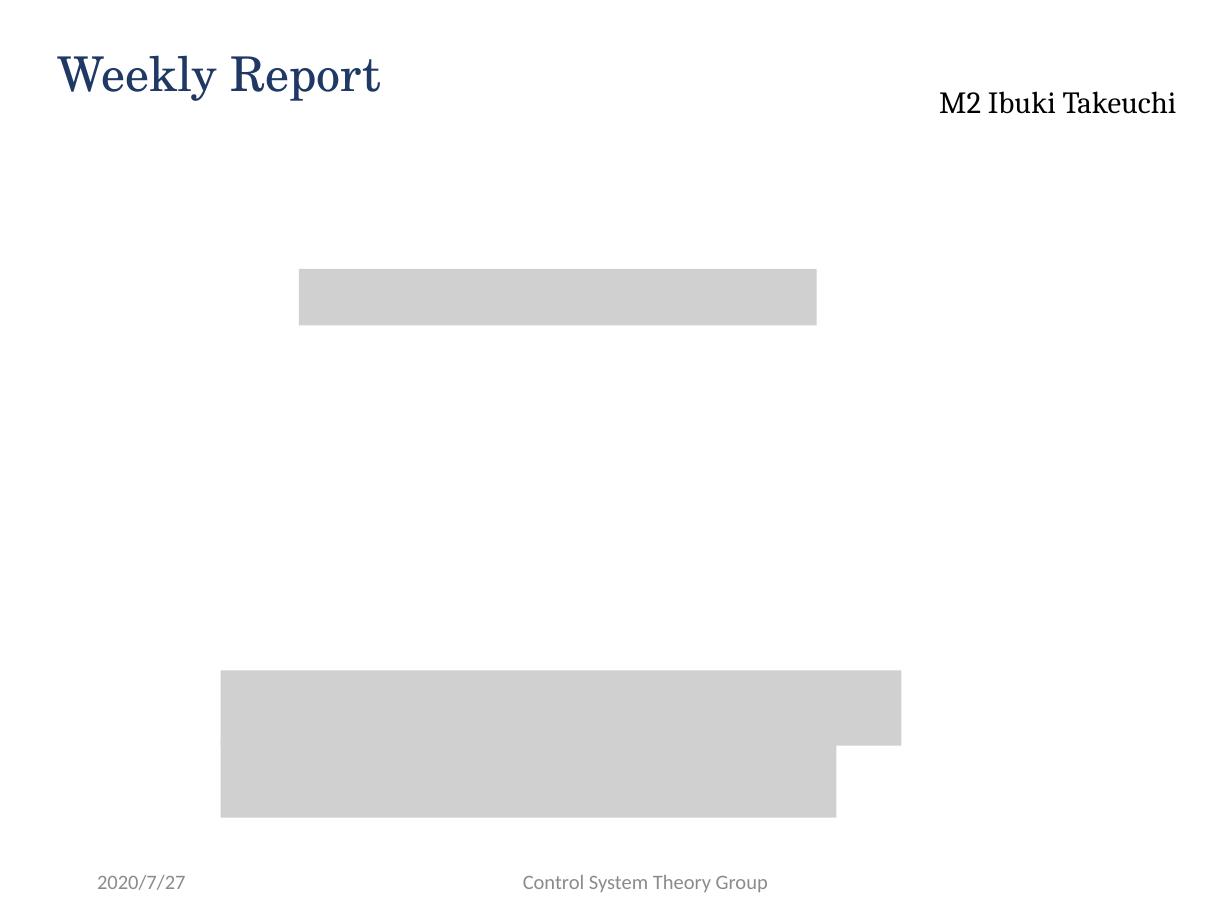
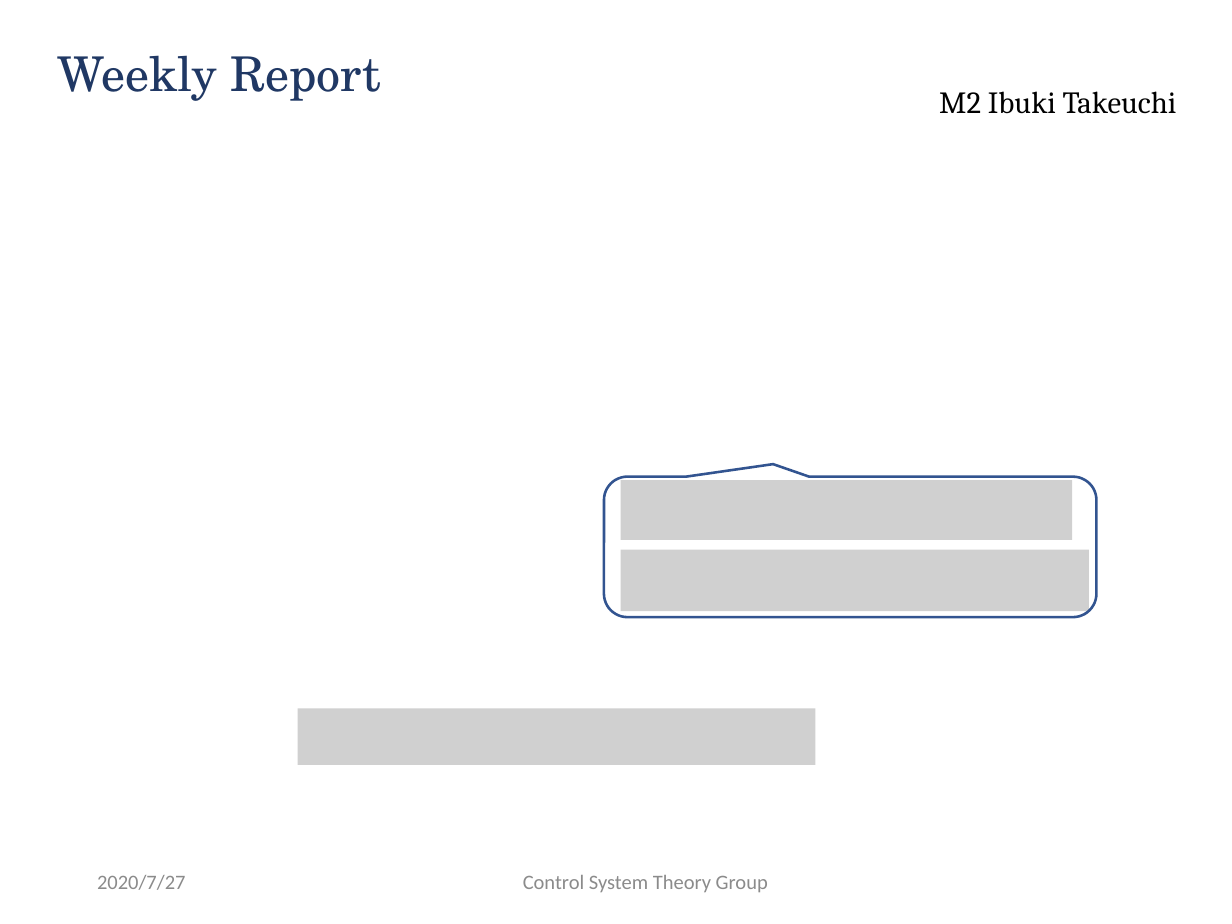
Before and after one commit to ibuki1024/weekly_report, a slide deck: slide 1 of report.pptx (slide 3 before the commit). Drawn at 1232x924 pixels with LibreOffice and Linux fonts; fonts in the diff are those of the drawing; grey boxes stand for pictures; background and template pictures are left out. Boxes give left, top, right and bottom in pixels: in the first picture for what was removed or moved away, otherwise in the second. Text is boxed around its words. In the diff, an @@ line names an element or a change of style, - is before the commit and + after.

Commit message:
0729

```diff
--- a/report.pptx
+++ b/report.pptx
@@ picture removed at (299, 269, 817, 325) @@
@@ rounded speech box added at (604, 477, 1096, 617), outline #325491 1.5 pt @@
@@ picture added at (621, 480, 1073, 541) @@
@@ picture added at (621, 549, 1089, 611) @@
@@ picture removed at (221, 670, 902, 745) @@
@@ picture added at (298, 708, 816, 765) @@
@@ picture removed at (221, 739, 837, 817) @@
```
Also in this commit, not shown: 2 slides removed.
